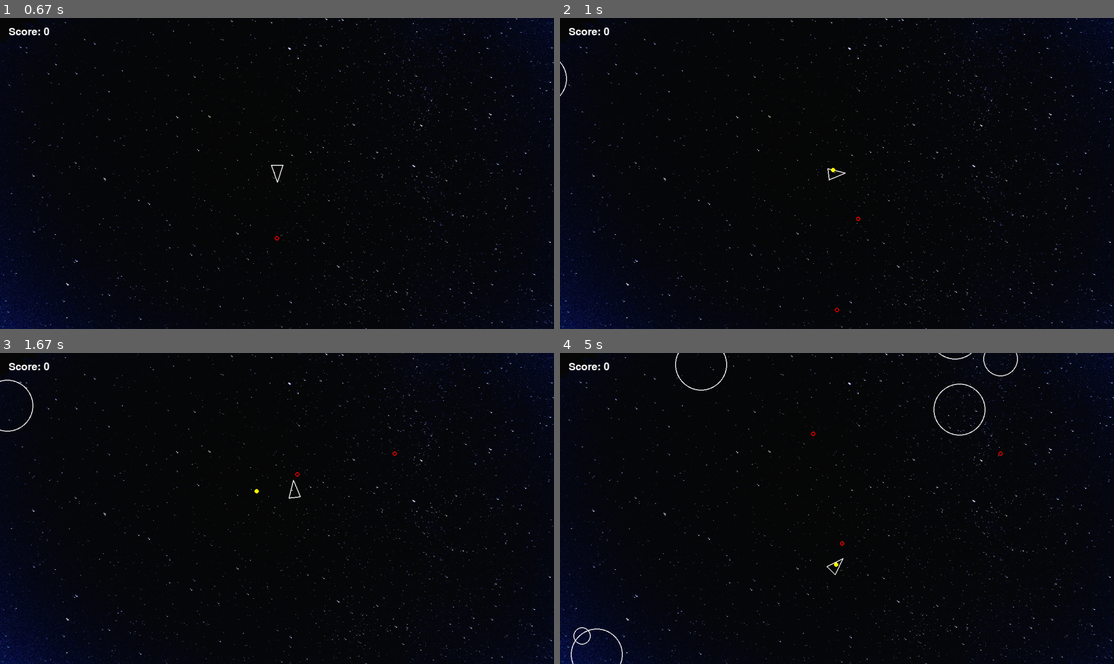
Above: before the commit, frames 1-4 (two rows, left to right).
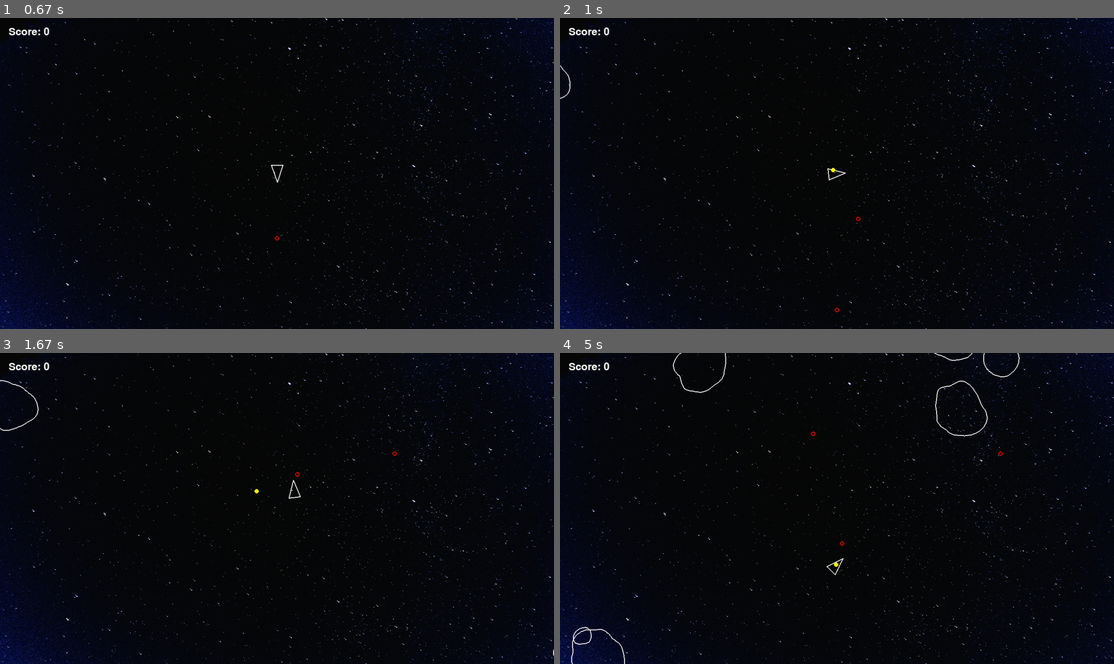
Above: after the commit, the same moments.

Repository: JaydeHowell/asteroids-pygame
Game: pygame game, started from main.py
Same seed, same stepped clock (60 frames per second), same inputs: the game is played once before the commit and once after it.
Inputs:
- Up to frame 1 (0.67 s): tap Space at 0.33 s
- Up to frame 2 (1 s): hold D from 0.67 s (still down); tap Space at 0.73 s; tap C at 0.82 s
- Up to frame 3 (1.67 s): tap Space at 1.03, 1.23, 1.57 s; release D at 1.13 s; hold W 1.17-1.47 s; hold D from 1.5 s (still down)
- Up to frame 4 (5 s): tap Space at 1.87, 2.07, 2.37, 2.63, 2.97, 3.27, 3.4, 3.8, 4.1, 4.47, 4.87 s; release D at 1.97 s; hold A 2-2.53 s; tap C at 2.15, 3.48, 4.95 s; hold S 2.57-2.87 s; hold A 2.9-3.3 s; hold W 3.33-3.7 s; hold D 3.73-4.37 s; hold S 4.4-4.77 s; hold A from 4.8 s (still down)

Frame 1 is identical in both runs. In frame 2, less than 0.1% of the frame differs, in the area x 0-2%, y 14-27%; in frame 3, 0.1%; in frame 4, 0.7%, in the area x 1-83%, y 0-100%.

Commit message:
fix asteroid shape to something more realistic

Diff:
--- a/asteroid.py
+++ b/asteroid.py
@@ -1,21 +1,50 @@
 import pygame
 
 import random
+import math
+from dataclasses import dataclass
 
 from circleshape import CircleShape
-from constants import LINE_WIDTH, ASTEROID_MIN_RADIUS, ASTEROID_MAX_RADIUS, SCREEN_WIDTH, SCREEN_HEIGHT
+from constants import (
+        LINE_WIDTH,
+        ASTEROID_MIN_RADIUS,
+        ASTEROID_MAX_RADIUS,
+        ASTEROID_VERTICES,
+        SCREEN_WIDTH,
+        SCREEN_HEIGHT,
+        )
 from logger import log_event
+
+@dataclass
+class Wave:
+    frequency: int
+    amplitude: float
+    phase_shift: float
 
 class Asteroid(CircleShape):
     def __init__(self, x: float, y: float, radius: float) -> None:
         super().__init__(x, y, radius)
-
+        self.angle = random.uniform(7.0, 15.0)
+        self.angular_velocity = random.uniform(-3.0, 2.0)
+        self.fundamental_amplitude = random.uniform(0.1, 0.3) * self.radius
+        self.harmonics = int(3 * (self.radius / ASTEROID_MIN_RADIUS))
+        self.local_vertices = self.get_polar()
 
     def draw(self, screen: pygame.Surface) -> None:
-        pygame.draw.circle(screen, "white", self.position, self.radius, LINE_WIDTH)
+        global_vertices = []
+
+        for x, y in self.local_vertices:
+            rotated_x, rotated_y = self.body_to_inertial(x, y)
+            global_x = rotated_x + self.position.x
+            global_y = rotated_y + self.position.y
+            global_vertices.append((global_x, global_y))
+
+        pygame.draw.polygon(screen, "white", global_vertices, LINE_WIDTH)
 
     def update(self, dt: float) -> None:
         self.position += (self.velocity * dt)
+
+        self.angle += self.angular_velocity * dt
 
         if self.position.x < -self.radius:
             self.position.x = SCREEN_WIDTH + self.radius
@@ -49,3 +78,37 @@
         if self.radius < ASTEROID_MAX_RADIUS:
             return 15
         return 10
+
+
+    def get_polar(self) -> list:
+        coordinates = []
+        waves = []
+
+        for i in range(2, self.harmonics + 2):
+            wave = Wave(frequency=i, amplitude=(self.fundamental_amplitude / i**1.5), phase_shift=random.uniform(0.0, 2 * math.pi))
+            waves.append(wave)
+
+
+        step_size = 2 * math.pi / ASTEROID_VERTICES
+
+        for i in range(ASTEROID_VERTICES):
+
+            theta = i * step_size
+            asteroid_radius = self.radius
+            for wave in waves:
+                asteroid_radius += wave.amplitude * math.sin(wave.frequency * theta + wave.phase_shift)
+
+            x = asteroid_radius * math.cos(theta)
+            y = asteroid_radius * math.sin(theta)
+
+            coordinates.append((x, y))
+
+
+        return coordinates
+
+
+    def body_to_inertial(self, x: float, y: float) -> tuple[float, float]:
+        dp_x = x * math.cos(self.angle) - y * math.sin(self.angle)
+        dp_y = x * math.sin(self.angle) + y * math.cos(self.angle)
+
+        return dp_x, dp_y
--- a/constants.py
+++ b/constants.py
@@ -21,3 +21,4 @@
 ASTEROID_KINDS = 3
 ASTEROID_SPAWN_RATE_SECONDS = 0.8
 ASTEROID_MAX_RADIUS = ASTEROID_MIN_RADIUS * ASTEROID_KINDS
+ASTEROID_VERTICES = 100
